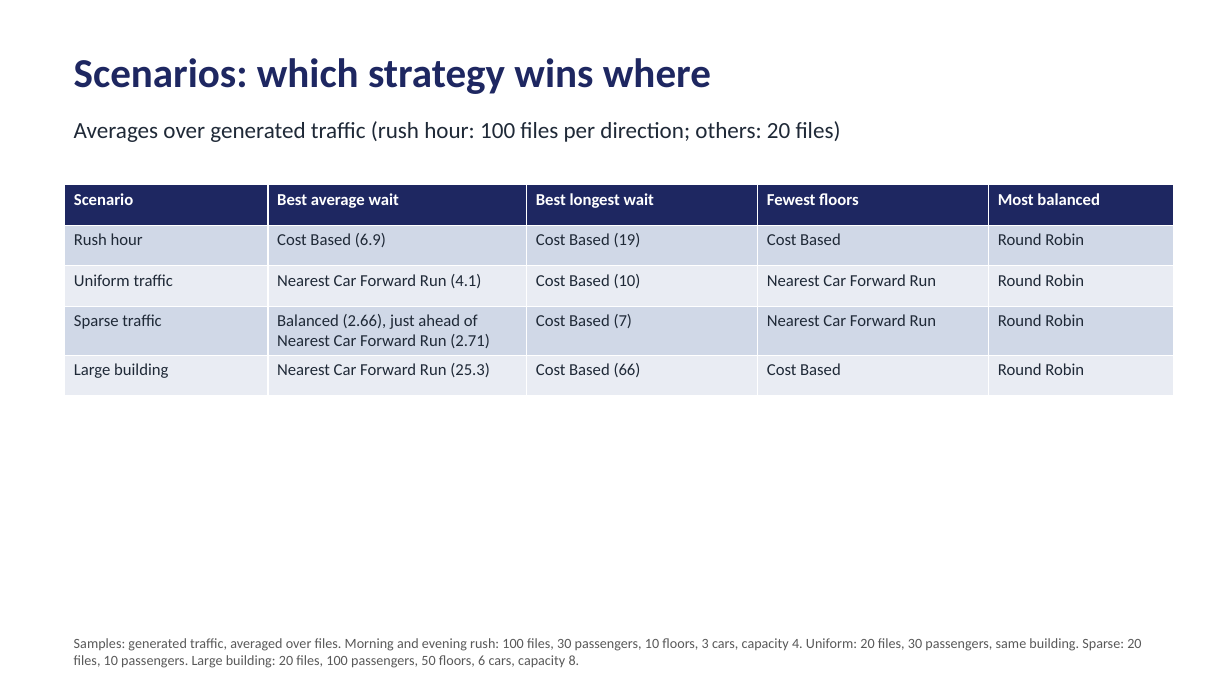
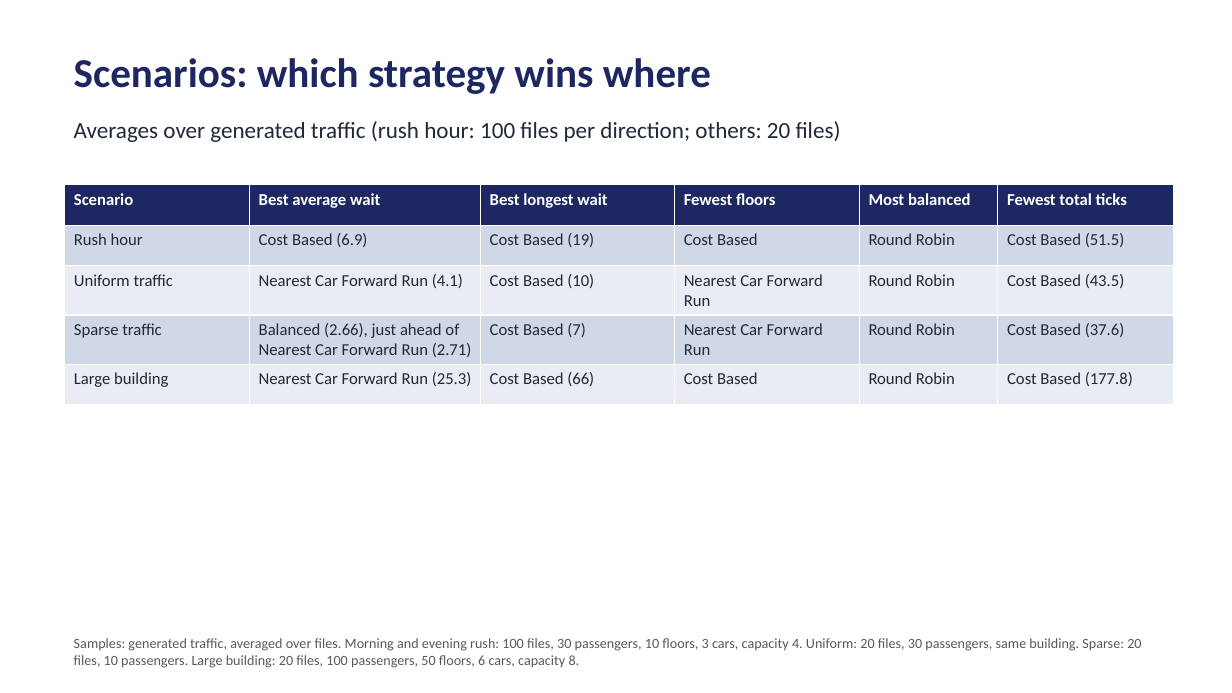
Before and after one commit to yashrajarora/kkr-simulator-python, a slide deck: slide 21 of docs/elevator_strategies_summary.pptx. Drawn at 1232x693 pixels with LibreOffice and Linux fonts; fonts in the diff are those of the drawing. Boxes give left, top, right and bottom in pixels: in the first picture for what was removed or moved away, otherwise in the second. Text is boxed around its words. In the diff, an @@ line names an element or a change of style, - is before the commit and + after.

Commit message:
Added new metrics for total ticks

```diff
--- a/docs/elevator_strategies_summary.pptx
+++ b/docs/elevator_strategies_summary.pptx
@@ table at bbox=[65, 185, 1174, 396] @@
+column 6: Fewest total ticks | Cost Based (51.5) | Cost Based (43.5) | Cost Based (37.6) | Cost Based (177.8)
```
Also in this commit, not shown: 7 other slides changed, 10 other files.
